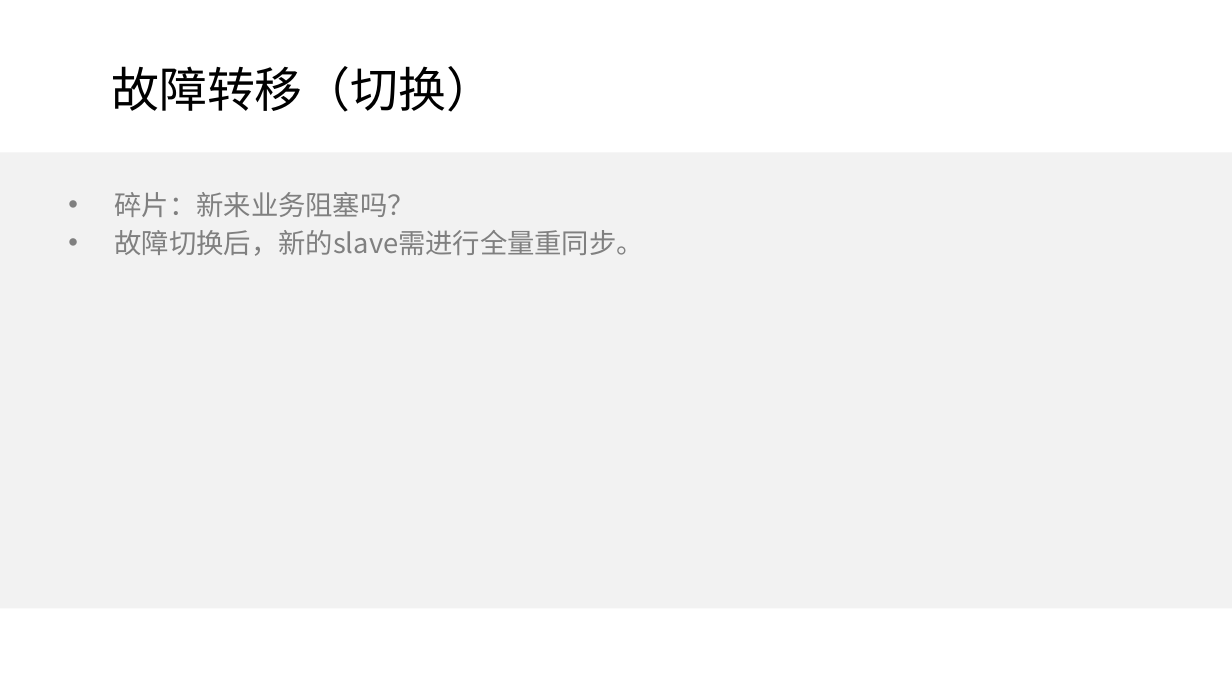
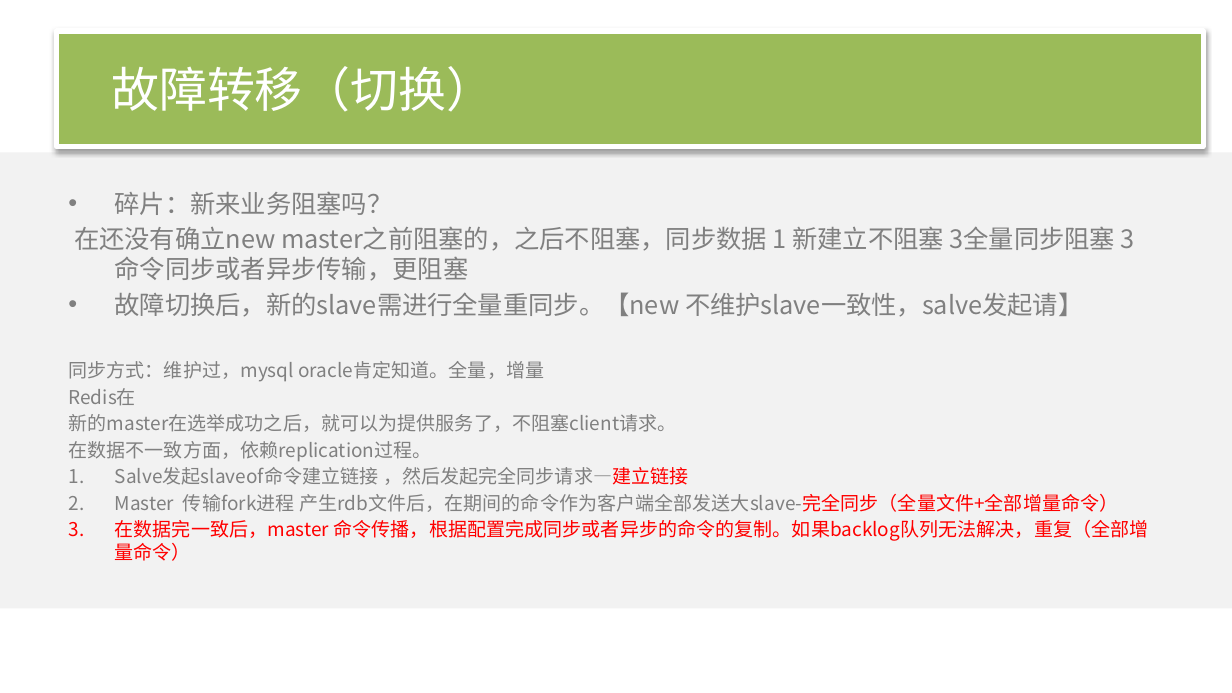
Before and after one commit to wangcy6/weekly, a slide deck: slide 7 of ppt/2020/实战项目.pptx. Drawn at 1232x693 pixels with LibreOffice and Linux fonts; fonts in the diff are those of the drawing; background and template pictures are left out. Boxes give left, top, right and bottom in pixels: in the first picture for what was removed or moved away, otherwise in the second. Text is boxed around its words. In the diff, an @@ line names an element or a change of style, - is before the commit and + after.

```diff
--- a/ppt/2020/实战项目.pptx
+++ b/ppt/2020/实战项目.pptx
@@ title "故障转移（切换）": place and size @@
-title "故障转移（切换）" at [111,66,494,112]
+title "故障转移（切换）" at [57,31,1204,147]
@@ title "故障转移（切换）" at [57,31,1204,147]: text colour #000000 to #FFFFFF; fill none to #9BBB59; outline none to #FFFFFF 3 pt; shadow on @@
@@ text at [115,192,393,215]: size 16 to 14.8 pt in "碎片：新来业务阻塞吗？" @@
@@ text at [68,227,1149,561]: text changed; size 16 to 11.1 pt @@
-• 故障切换后，新的slave需进行全量重同步。
+在还没有确立new master之前阻塞的，之后不阻塞，同步数据 1 新建立不阻塞 3全量同步阻塞 3 命令同步或者异步传输，更阻塞
+• 故障切换后，新的slave需进行全量重同步。【new 不维护slave一致性，salve发起请】
+同步方式：维护过，mysql oracle肯定知道。全量，增量
+Redis在
+新的master在选举成功之后，就可以为提供服务了，不阻塞client请求。
+在数据不一致方面，依赖replication过程。
+1. Salve发起slaveof命令建立链接 ，然后发起完全同步请求—建立链接
+2. Master 传输fork进程 产生rdb文件后，在期间的命令作为客户端全部发送大slave-完全同步（全量文件+全部增量命令）
+3. 在数据完一致后，master 命令传播，根据配置完成同步或者异步的命令的复制。如果backlog队列无法解决，重复（全部增量命令）
```
Also in this commit, not shown: 2 other slides changed, 5 other files.
